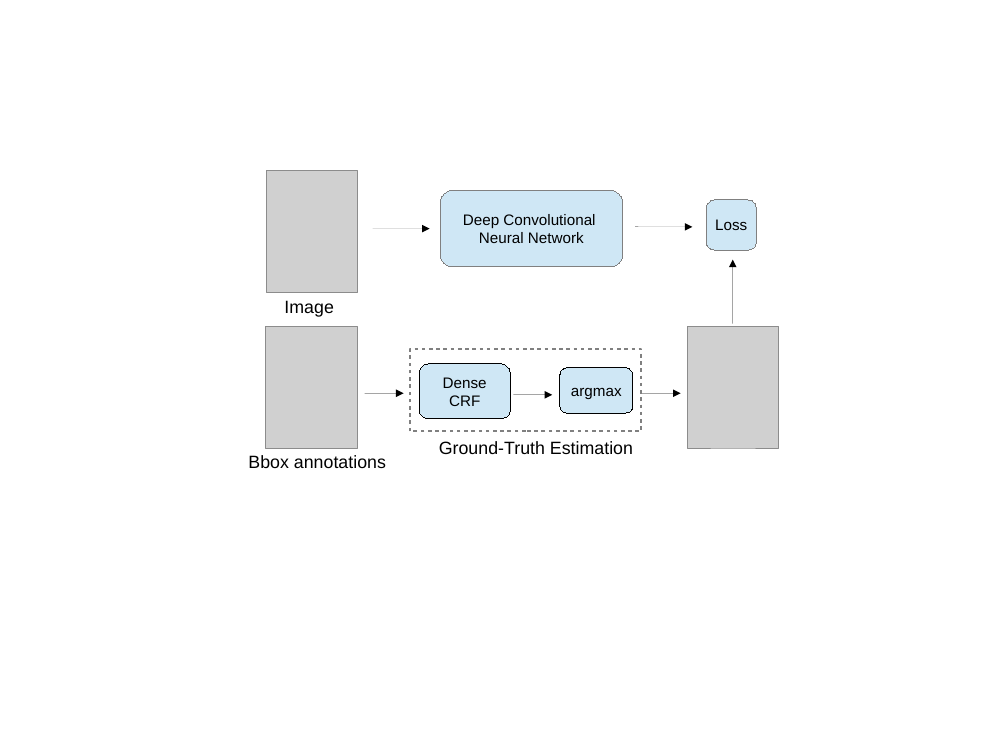
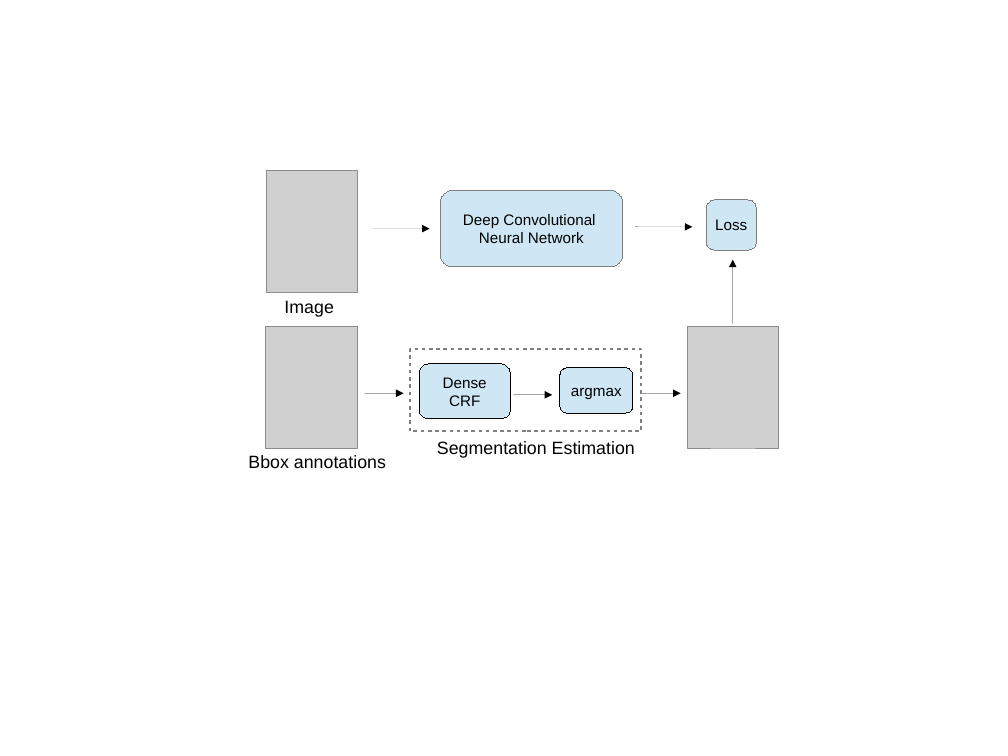
Before and after one commit to TheLegendAli/DeepLab-Context, a slide deck: slide 3 of paper/icml15/fig/model_illustration.odp. Drawn at 1008x756 pixels with LibreOffice and Linux fonts; fonts in the diff are those of the drawing; grey boxes stand for pictures. Boxes give left, top, right and bottom in pixels: in the first picture for what was removed or moved away, otherwise in the second. Text is boxed around its words. In the diff, an @@ line names an element or a change of style, - is before the commit and + after.

```diff
--- a/paper/icml15/fig/model_illustration.odp
+++ b/paper/icml15/fig/model_illustration.odp
@@ text at (437, 441, 635, 458): text changed @@
-Ground-Truth Estimation
+Segmentation Estimation
```
Also in this commit, not shown: 1 other file.
